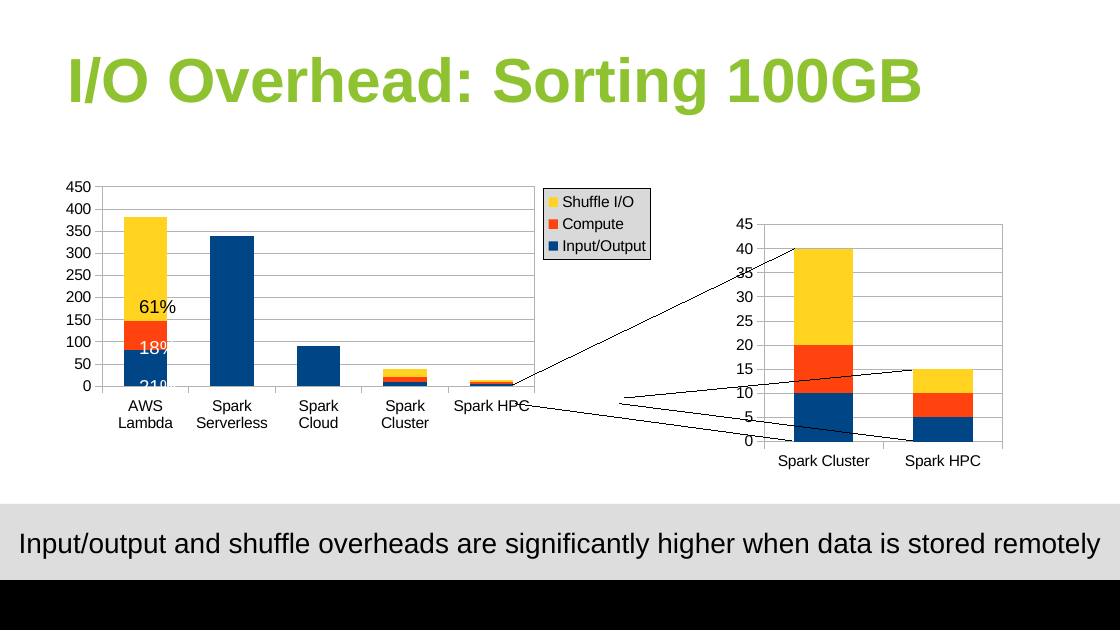
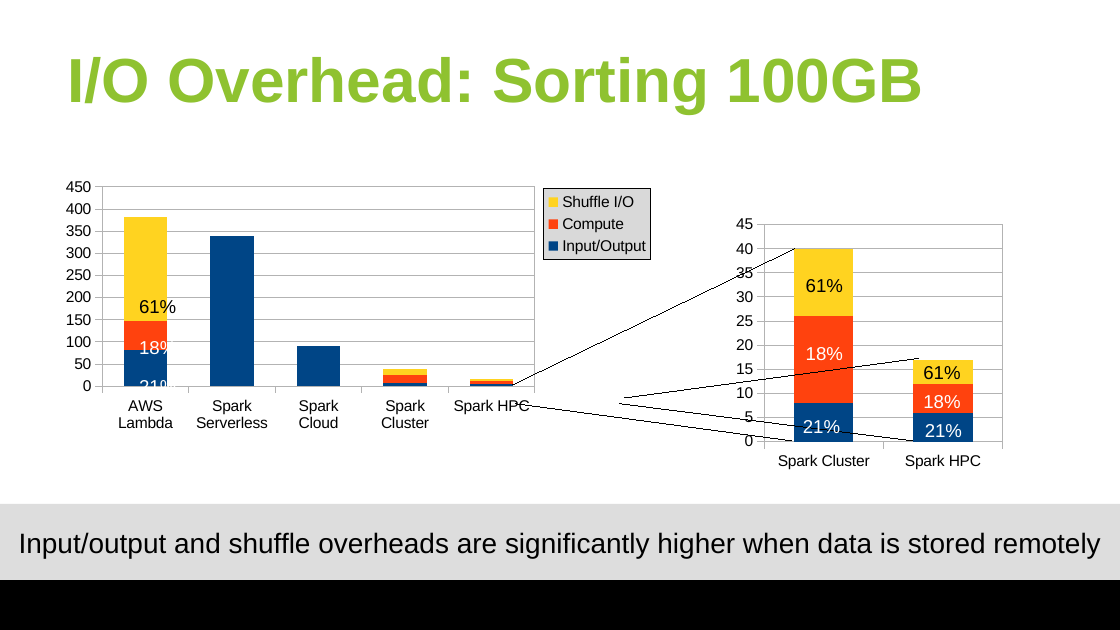
Before and after one commit to huangyibo/spark-summit-18, a slide deck: slide 13 of slides/spark-summit-18.odp (slide 14 before the commit). Drawn at 1120x630 pixels with LibreOffice and Linux fonts; fonts in the diff are those of the drawing; background and template pictures are left out. Boxes give left, top, right and bottom in pixels: in the first picture for what was removed or moved away, otherwise in the second. Text is boxed around its words. In the diff, an @@ line names an element or a change of style, - is before the commit and + after.

```diff
--- a/slides/spark-summit-18.odp
+++ b/slides/spark-summit-18.odp
@@ column stacked chart at <box>54,172,664,438</box> @@
@@ Input/Output, Spark HPC: 0 to 10 @@
@@ Compute, Spark Cluster: 10 to 20 @@
@@ Compute, Spark HPC: 0 to 10 @@
@@ Shuffle I/O, Spark Cluster: 20 to 10 @@
@@ column stacked chart at <box>730,211,1008,475</box> @@
@@ Series 1, Spark Cluster: 10 to 8 @@
@@ Series 1, Spark HPC: 5 to 6 @@
@@ Series 2, Spark Cluster: 10 to 18 @@
@@ Series 2, Spark HPC: 5 to 6 @@
@@ Series 3, Spark Cluster: 20 to 14 @@
@@ text added at <box>806,279,843,292</box>, 12 pt, text #000000 @@
+61%
@@ line moved from (624, 398) - (912, 370) to (624, 398) - (918, 358) @@
@@ text added at <box>806,347,843,360</box>, 12 pt, text #FFFFFF @@
+18%
@@ text added at <box>923,366,960,380</box>, 12 pt, text #000000 @@
+61%
@@ text added at <box>923,395,960,408</box>, 12 pt, text #FFFFFF @@
+18%
@@ text added at <box>803,420,840,433</box>, 12 pt, text #FFFFFF @@
+21%
@@ text added at <box>925,424,962,437</box>, 12 pt, text #FFFFFF @@
+21%
```
Also in this commit, not shown: 9 other slides changed, 1 slide removed, 1 other file.
